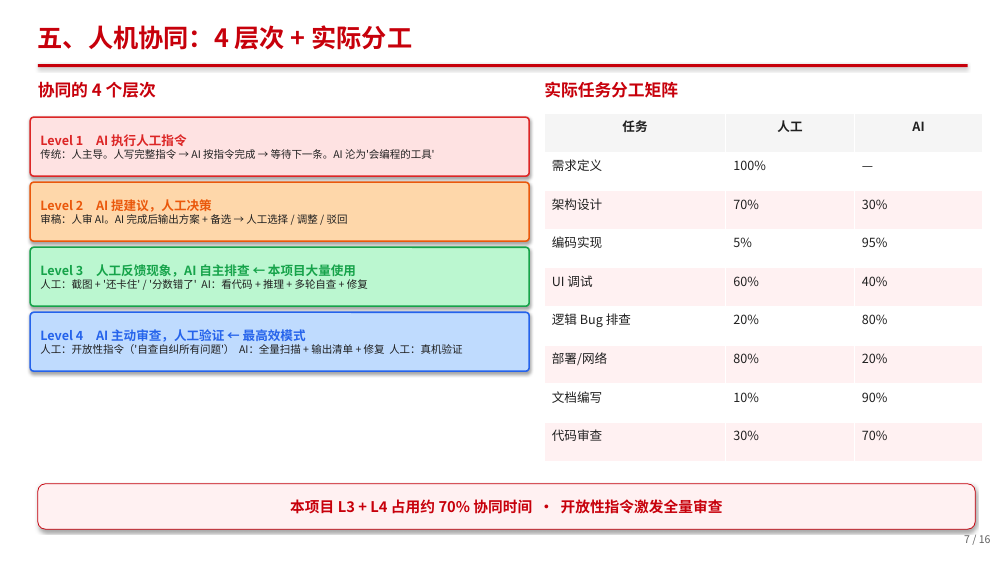
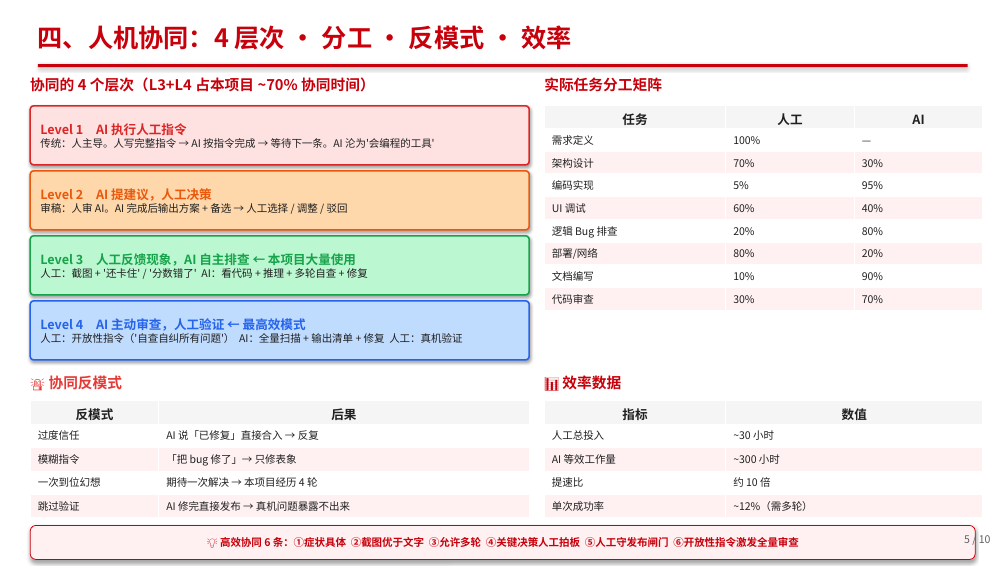
Before and after one commit to berming/AndroidAPP, a slide deck: slide 5 of docs/dev_summary.pptx (slide 7 before the commit). Drawn at 1008x567 pixels with LibreOffice and Linux fonts; fonts in the diff are those of the drawing. Boxes give left, top, right and bottom in pixels: in the first picture for what was removed or moved away, otherwise in the second. Text is boxed around its words. In the diff, an @@ line names an element or a change of style, - is before the commit and + after.

```diff
--- a/docs/dev_summary.pptx
+++ b/docs/dev_summary.pptx
@@ text at [38, 25, 571, 50]: text changed @@
-五、人机协同：4 层次 + 实际分工
+四、人机协同：4 层次 · 分工 · 反模式 · 效率
@@ text at [30, 77, 375, 92]: text changed; size 16 to 14 pt @@
-协同的 4 个层次
+协同的 4 个层次（L3+L4 占本项目 ~70% 协同时间）
@@ text "实际任务分工矩阵" at [544, 77, 662, 92]: size 16 to 14 pt @@
@@ table at [544, 106, 983, 310] @@
@@ size 12 to 10 pt @@
@@ table: place and size @@
-table at [544, 113, 983, 461]
+table at [544, 106, 983, 310]
@@ 4 rounded rectangles: place and size @@
-4 rounded rectangles at [30, 117, 529, 371]
+4 rounded rectangles at [30, 106, 529, 360]
@@ text added at [49, 375, 123, 390], 14 pt, text #E53935, bold @@
+🚨 协同反模式
@@ text added at [562, 374, 621, 393], 14 pt, text #C7000B, bold @@
+📊 效率数据
@@ table added at [30, 401, 529, 518], 5 rows, 2 columns @@
+反模式 | 后果
+过度信任 | AI 说「已修复」直接合入 → 反复
+模糊指令 | 「把 bug 修了」→ 只修表象
+一次到位幻想 | 期待一次解决 → 本项目经历 4 轮
+跳过验证 | AI 修完直接发布 → 真机问题暴露不出来
@@ table added at [544, 401, 983, 518], 5 rows, 2 columns @@
+指标 | 数值
+人工总投入 | ~30 小时
+AI 等效工作量 | ~300 小时
+提速比 | 约 10 倍
+单次成功率 | ~12%（需多轮）
@@ rounded rectangle removed at [38, 484, 975, 529] @@
-本项目 L3 + L4 占用约 70% 协同时间 · 开放性指令激发全量审查
@@ rounded rectangle added at [30, 526, 975, 560], fill #FFF1F2, outline #C7000B 0.75 pt, 10 pt, text #C7000B, bold @@
+💡 高效协同 6 条：①症状具体 ②截图优于文字 ③允许多轮 ④关键决策人工拍板 ⑤人工守发布闸门 ⑥开放性指令激发全量审查
@@ text at [964, 535, 991, 543]: text changed @@
-7 / 16
+5 / 10
```
Also in this commit, not shown: 9 other slides changed, 6 slides removed, 1 other file.
